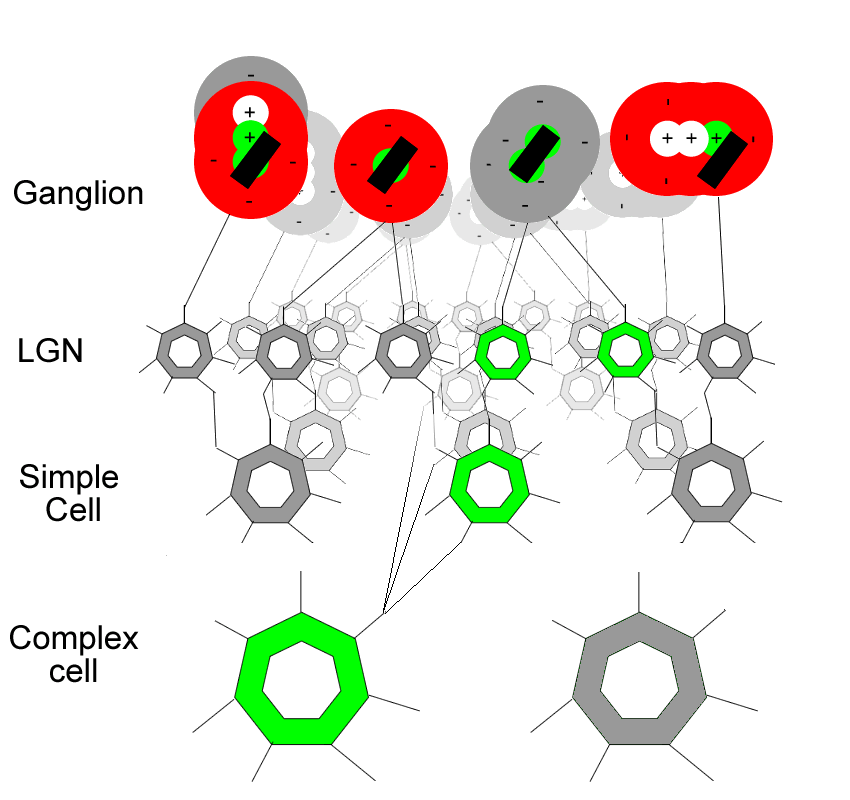
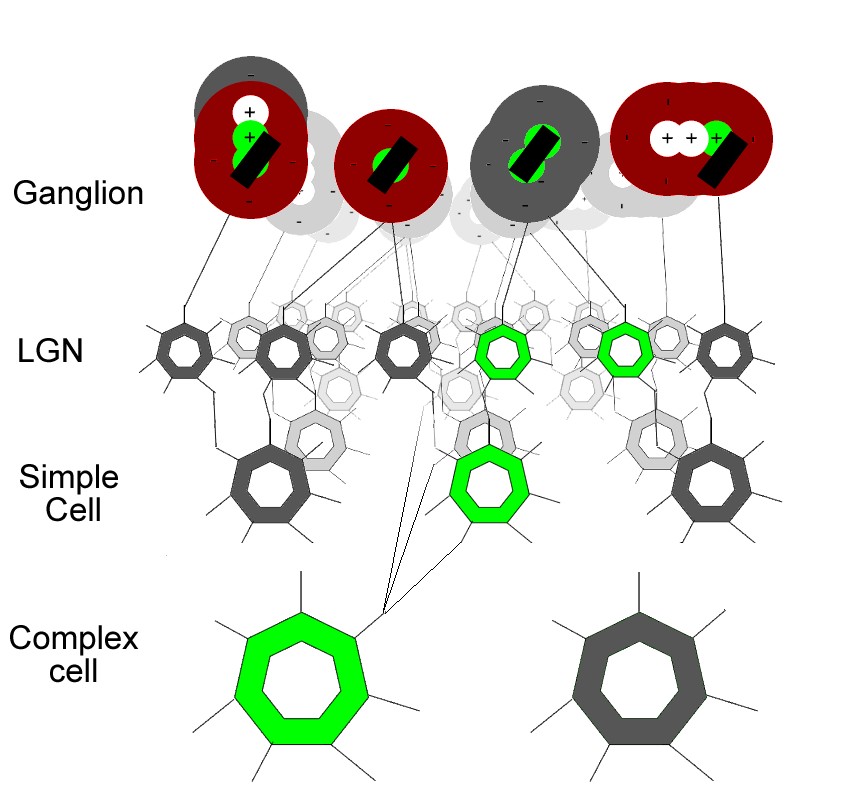
The second (850, 800) image is a revision of the first. Changes to its layers:
added layer "Layer #3" (44%) above "Layer #2" over [141, 56, 780, 780]
showed "Pasted Layer #1" over [141, 56, 783, 780]
